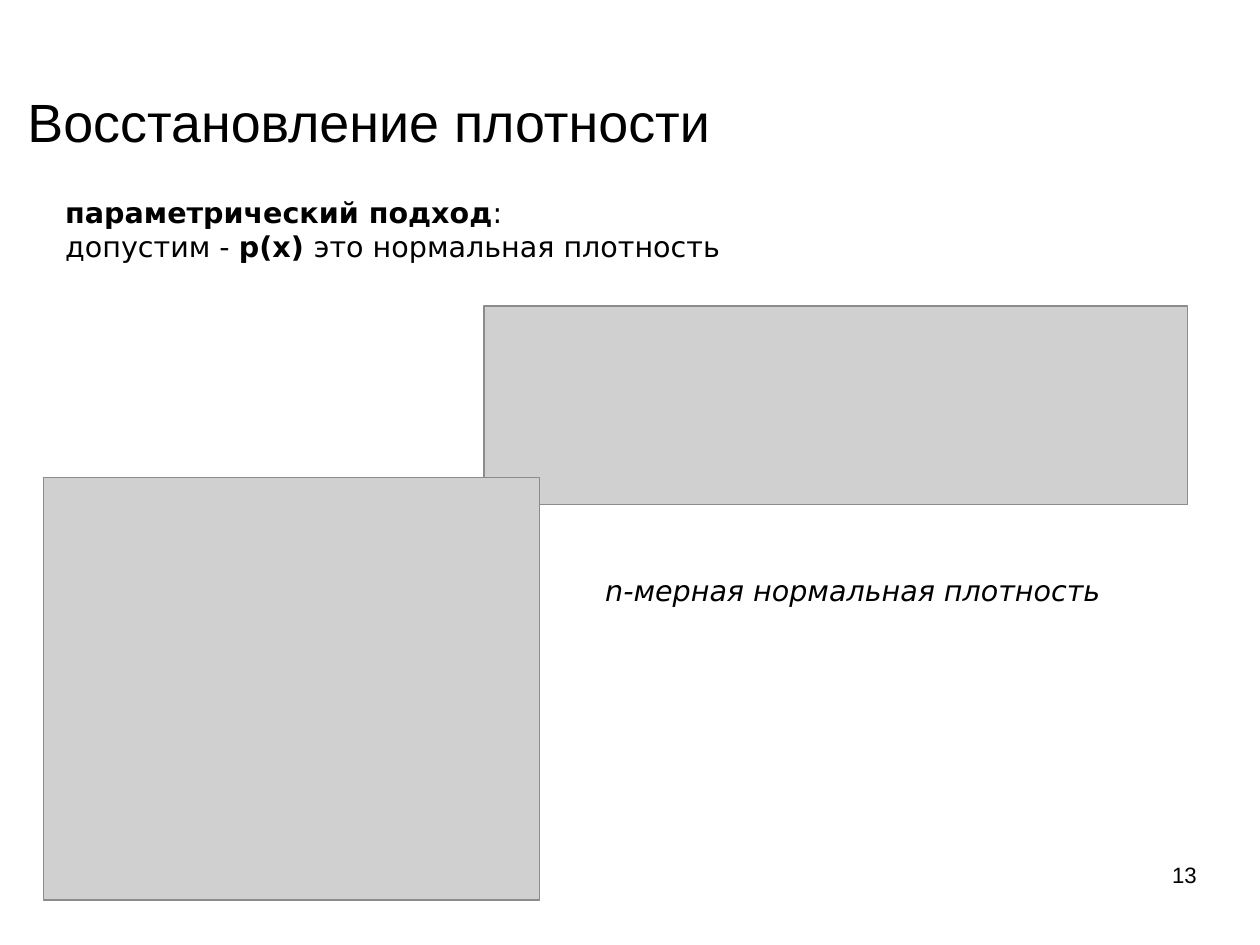
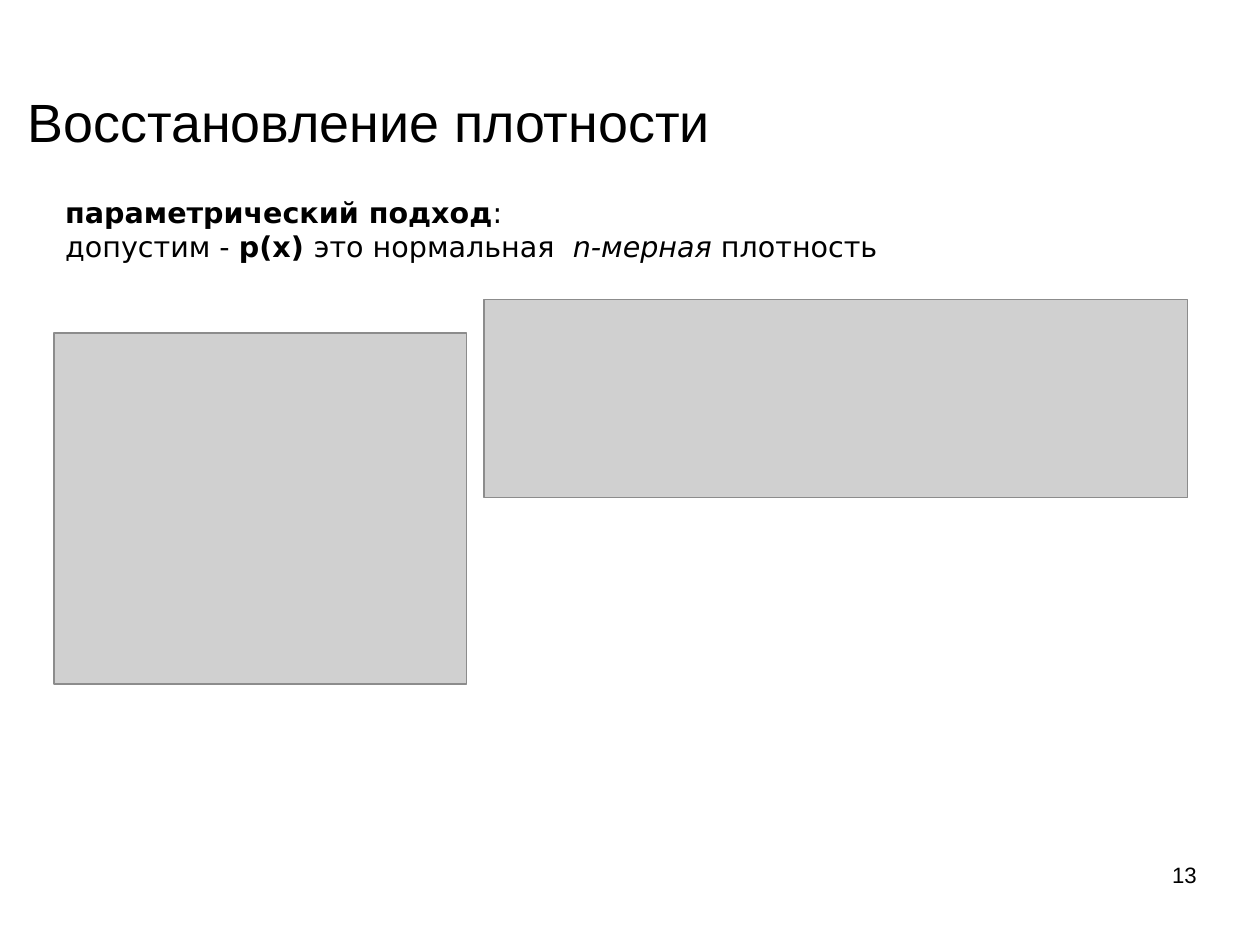
Before and after one commit to mechanoid5/ml_lectorium_legacy, a slide deck: slide 13 of 05-em.odp. Drawn at 1260x945 pixels with LibreOffice and Linux fonts; fonts in the diff are those of the drawing; grey boxes stand for pictures; background and template pictures are left out. Boxes give left, top, right and bottom in pixels: in the first picture for what was removed or moved away, otherwise in the second. Text is boxed around its words. In the diff, an @@ line names an element or a change of style, - is before the commit and + after.

```diff
--- a/05-em.odp
+++ b/05-em.odp
@@ text at (65,235,877,263): text changed @@
-допустим - p(x) это нормальная плотность
+допустим - p(x) это нормальная n-мерная плотность
@@ picture: place and size @@
-picture at (484,306,1188,504)
+picture at (484,300,1188,497)
@@ picture: place and size @@
-picture at (43,478,540,900)
+picture at (54,333,466,684)
@@ text removed at (605,585,1100,607) @@
-n-мерная нормальная плотность
```
Also in this commit, not shown: 5 other slides changed, 8 slides added, 1 slide removed, 2 other files.
